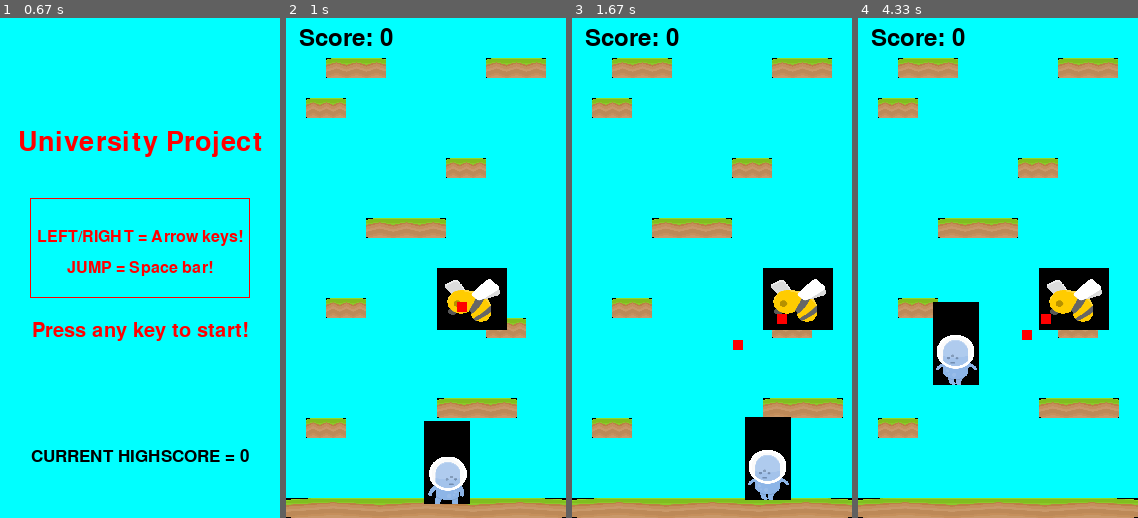
Above: before the commit, frames 1-4 (left to right).
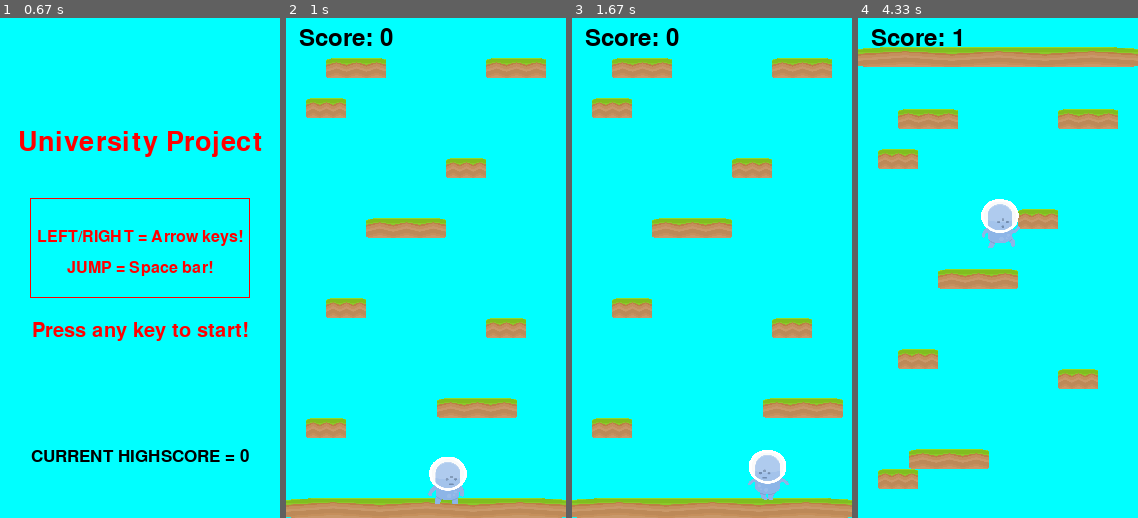
Above: after the commit, the same moments.

Repository: Calum-Johnston/pygame_2d_platformer
Game: pygame game, started from main.py
Same seed, same stepped clock (60 frames per second), same inputs: the game is played once before the commit and once after it.
Inputs:
- Up to frame 1 (0.67 s): hold Right from 0.33 s (still down)
- Up to frame 2 (1 s): release Right at 0.8 s; hold Right from 0.83 s (still down)
- Up to frame 3 (1.67 s): release Right at 1.3 s; hold Left from 1.33 s (still down)
- Up to frame 4 (4.33 s): release Left at 1.87 s; hold Down 1.9-2.2 s; hold Left 2.23-2.63 s; tap Space at 2.67, 3.07, 3.37, 4.13 s; hold Right 3-3.63 s; hold Left from 4.07 s (still down)

Frame 1 is identical in both runs. In frame 2, 5.0% of the frame differs, in the area x 0-100%, y 8-100%; in frame 3, 5.0%; in frame 4, 26%, in the area x 0-100%, y 2-100%.

Commit message:
PROJECTILE & CAMERA OVERHAUL - Updated both to run efficiently and work well

Diff:
--- a/main.py
+++ b/main.py
@@ -66,7 +66,6 @@
         self.platform_sprites = pygame.sprite.Group()
         self.enemy_sprites = pygame.sprite.Group()
         self.projectile_sprites = pygame.sprite.Group()
-        self.object_sprites = pygame.sprite.Group()
 
         # Define player sprite
         self.player = Player(WIDTH / 2, HEIGHT - 50, 40, 50, self)
@@ -78,12 +77,11 @@
         self.distanceToNextBuild = HEIGHT
 
         # Define first enemy (test)
-        self.enemy = Enemy(WIDTH / 2, HEIGHT / 2, 40, 50, self)
+        self.enemy = Enemy(WIDTH / 2, -400, 40, 50, self)
         self.enemy_sprites.add(self.enemy)
-        self.object_sprites.add(self.enemy)
 
         # Create the camera
-        self.camera = Camera(self)
+        self.camera = Camera(self, self.player, self.platform_sprites, self.enemy_sprites, self.projectile_sprites)
 
 
     """ Runs the game. Defines the main game loop. """
@@ -114,8 +112,8 @@
         self.platform_sprites.update()
         self.enemy_sprites.update()
         self.projectile_sprites.update()
-        print(len(self.object_sprites))
-        self.camera.update(self.player, self.object_sprites)
+
+        self.camera.update()
 
         # If player falls out of the screen, end game
         if(self.player.rect.top > HEIGHT):
@@ -176,7 +174,6 @@
                         if(newGame): self.pt = Platform(start_X, start_Y, width_pt, 20, self)
                         else: self.pt = Platform(start_X, start_Y - HEIGHT, width_pt, 20, self)
                         self.platform_sprites.add(self.pt)
-                        self.object_sprites.add(self.pt)
 
         self.distanceToNextBuild = HEIGHT
 
@@ -198,7 +195,6 @@
             y = rd.randrange(min(closestPlatform_Distance - 130, -1), min(closestPlatform_Distance - 60, 1))  # 60 is arbitrary, 130 is based on jump height
             pt = Platform(x, y, width, 20, self)
             self.platform_sprites.add(pt)
-            self.object_sprites.add(pt)
             if(x == 0):
                 firstPositionY = y
             closestPlatform_Distance = y # Reset y, and restart
--- a/sprites.py
+++ b/sprites.py
@@ -104,7 +104,7 @@
             self.game.gameinstance = False
 
         # Check for PROJECTILE Collision
-        collision = pygame.sprite.spritecollide(self, self.game.projectile_sprites, False)
+        collision = pygame.sprite.spritecollide(self, self.game.projectile_sprites, False, pygame.sprite.collide_mask)
         if(collision):
             self.game.gameinstance = False
 
@@ -297,7 +297,6 @@
         if(rd.randrange(0, 60) < 1):
             proj = Projectile(self.rect.centerx, self.rect.centery, self.game.player.rect.centerx, self.game.player.rect.centery, BLACK)
             self.game.projectile_sprites.add(proj)
-            self.game.object_sprites.add(proj)
 
         # Enemy will bounce off the wall
         if(self.rect.right > WIDTH or self.rect.left < 0):
@@ -352,7 +351,7 @@
         self.rect = self.image.get_rect()
         self.rect.center = (self.currentX, self.currentY)
 
-        #self.mask = pygame.mask.from_surface(self.image)
+        self.mask = pygame.mask.from_surface(self.image)
 
 
     def update(self):
--- a/utilities.py
+++ b/utilities.py
@@ -4,20 +4,40 @@
 ''' CAMERA  '''
 class Camera():
 
-    def __init__(self, game):
+    def __init__(self, game, player, platforms, enemies, projectiles):
         self.distanceMoved = 0
         self.game = game
+        self.player = player
+        self.platforms = platforms
+        self.enemies = enemies
+        self.projectiles = projectiles
 
-    def update(self, player, objects):
+    def update(self):
         # Move camera upward if player is moving update
-        if player.rect.top <= HEIGHT * 0.3:
-            player.position.y += abs(player.velocity.y)
-            for obj in objects:
-                obj.rect.y += abs(player.velocity.y)
-                if obj.rect.top >= HEIGHT:
-                    obj.kill()
-                    self.game.score += 1  # Update score
-            self.distanceMoved += abs(player.velocity.y)
+        if self.player.rect.top <= HEIGHT * 0.3:
+            # Update player
+            self.player.position.y += abs(self.player.velocity.y)
+            self.distanceMoved += abs(self.player.velocity.y)
+
+            # Update platforms
+            for platform in self.platforms:
+                current = platform.rect.y
+                platform.rect.y += abs(self.player.velocity.y)
+                if platform.rect.top >= HEIGHT:
+                    platform.kill()
+                    self.game.score += 1
+
+            # Update enemies
+            for enemy in self.enemies:
+                current = enemy.rect.y
+                enemy.rect.y += abs(self.player.velocity.y)
+                if enemy.rect.top >= HEIGHT:
+                    enemy.kill()
+                    self.game.score += 1
+
+            # Update projectiles
+            for proj in self.projectiles:
+                proj.currentY += abs(self.player.velocity.y)
 
 
 ''' SPRITESHEET '''
@@ -34,5 +54,5 @@
     def getImageAt(self, x, y, width, height):
         image = pygame.Surface([width, height]).convert()
         image.blit(self.spritesheet, (0, 0), (x, y, width, height))
-        #image.set_colorkey(BLACK)
+        image.set_colorkey(BLACK)
         return image
Not shown, removed: Assignment/~$me.spec.2019.docx
